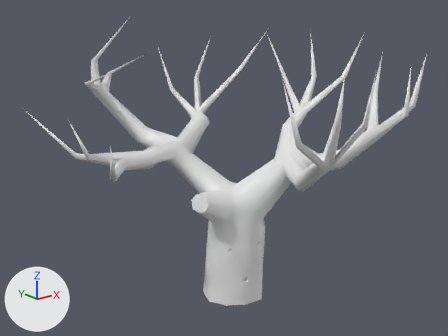
One commit to the FBX model Dreamer/Assets/Graphics/evil_tree_in _dream.fbx: the scene before it, then after it.
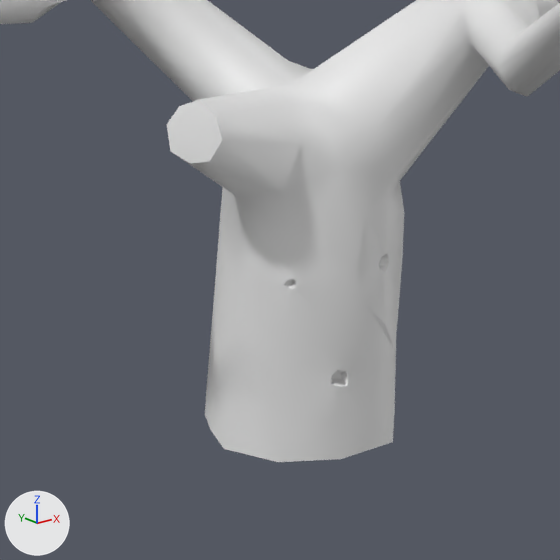
Old and new are each drawn whole from a 50 mm lens placed at (-0.877, -1.046, 0.745), pointed at (-0.007, 0.041, 0.31) and again close up on the part from 31% to 70% of the width and 48% to 100% of the height. The lights are fixed; the arrows at lower left show +X, +Y and +Z. Where no turn or scale is listed for an object, it has been applied to the vertices.
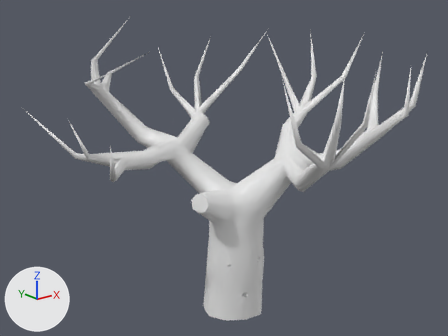
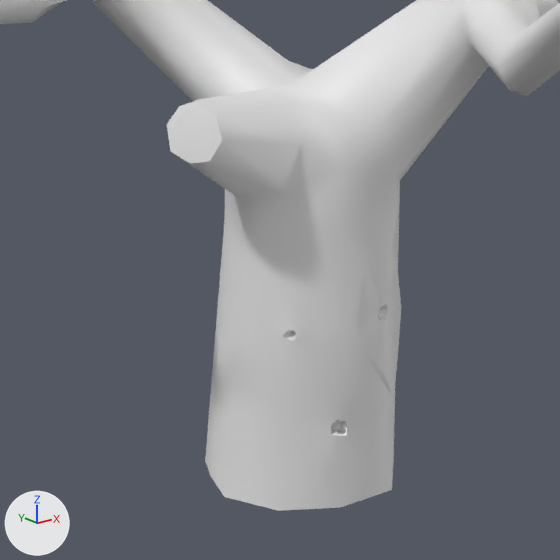
The newer file is also turned or shifted as a whole; pictures and numbers use the older file's frame.

The change, as JSON lines over the scene's bpy script:
```json
{"block": "me_untitled_003", "where": "# used by ob_cylinder001; location = (0.0, 0.0, 0.0)"}
{"op": "remove", "block": "me_untitled_003", "code": "me_untitled_003.from_pydata(...)  # 534 vertices, 597 faces; spans x -0.42..0.417, y -0.302..0.371, z -0.005..0.655"}
{"op": "add", "block": "me_untitled_003", "code": "me_untitled_003.from_pydata(...)  # 546 vertices, 609 faces; spans x -0.42..0.417, y -0.302..0.371, z -0.045..0.655"}
{"block": "me_untitled_003", "change": "me_untitled_003 part 1"}
{"block": "me_untitled_003", "change": "28 faces are deleted"}
{"block": "me_untitled_003", "change": "72 vertices in x -0.068..0.064, y -0.057..0.022, z -0.005..0.186 move by (0.0, 0.0, -0.04)"}
{"block": "me_untitled_003", "change": "49 vertices in x -0.077..0.06, y -0.058..0.076, z -0.004..0.183 move by (0.0, 0.0, -0.041)"}
{"block": "me_untitled_003", "change": "19 vertices move from x -0.064..0.06, y -0.057..0.074, z 0.073..0.194 to x -0.061..0.056, y -0.058..0.073, z 0.102..0.183"}
{"block": "me_untitled_003", "change": "12 vertices are added at x -0.065..0.06, y -0.057..0.074, z 0.033..0.174"}
{"block": "me_untitled_003", "change": "40 new faces join them"}
```

Pixel boxes [x1, y1, x2, y2] of what changed, in the close-ups (560 x 560 px; the box of a moved part takes in the faces that stretch with it):
```json
{"object": "Cylinder001", "change": "reshaped", "before": [0, 0, 560, 462], "after": [0, 0, 560, 511]}
{"part": 1, "of": "me_untitled_003", "change": "moved or reshaped", "before": [205, 169, 404, 462], "after": [205, 169, 401, 511]}
```
